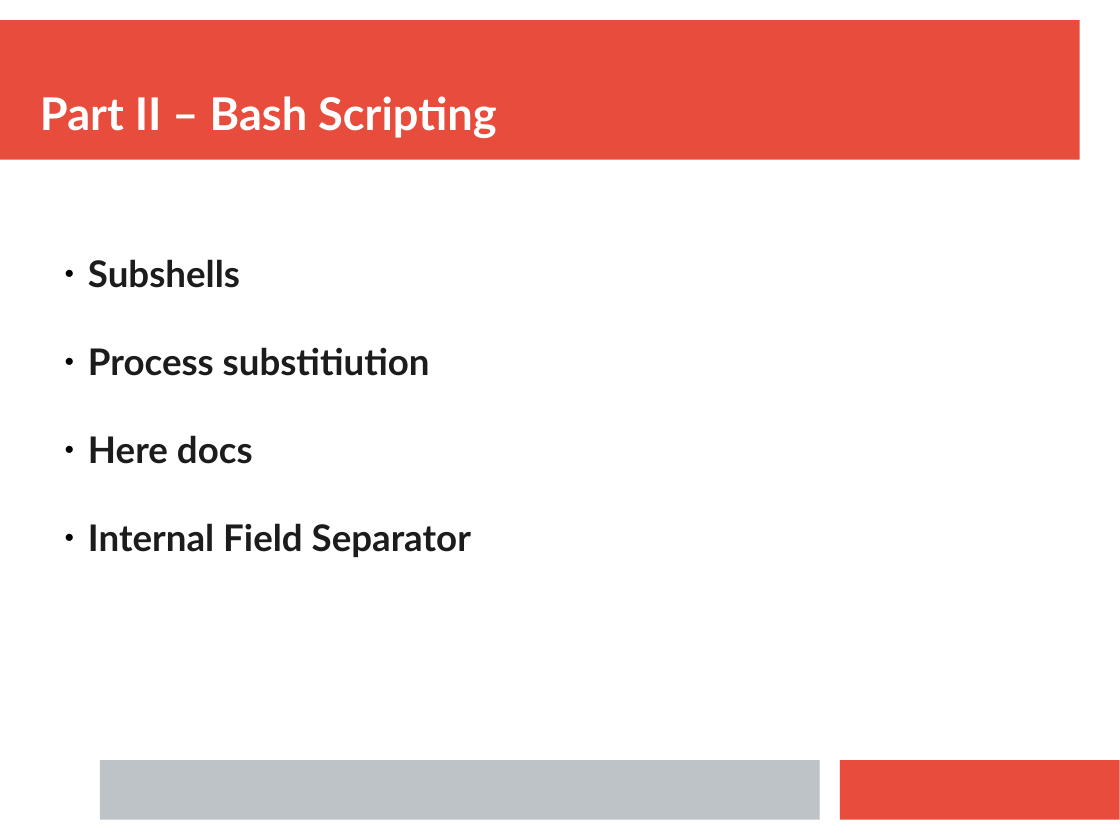
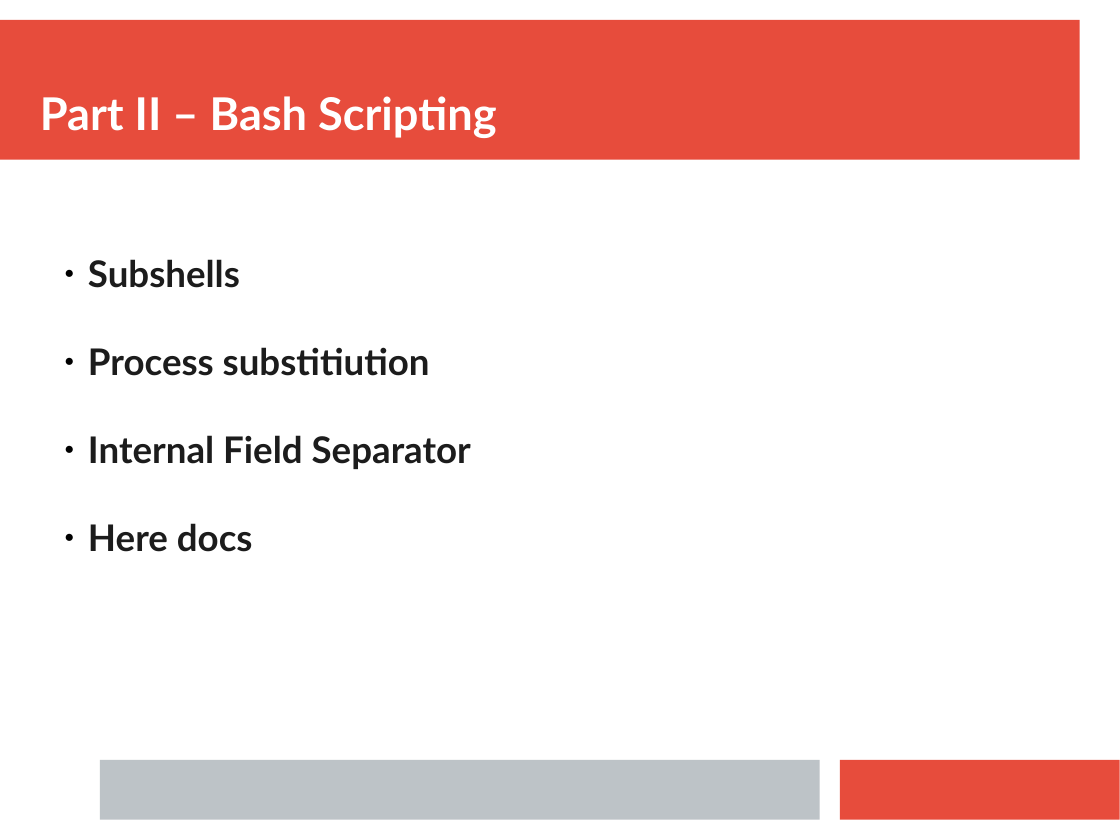
Before and after one commit to ianmiell/bash-next-steps, a slide deck: slide 9 of slides/bash_next_steps.pptx (slide 10 before the commit). Drawn at 1120x840 pixels with LibreOffice and Linux fonts; fonts in the diff are those of the drawing. Boxes give left, top, right and bottom in pixels: in the first picture for what was removed or moved away, otherwise in the second. Text is boxed around its words. In the diff, an @@ line names an element or a change of style, - is before the commit and + after.

```diff
--- a/slides/bash_next_steps.pptx
+++ b/slides/bash_next_steps.pptx
@@ text at [88,435,471,469]: paragraph added @@
+  ● Internal Field Separator
@@ text at [88,523,471,557]: paragraph removed @@
-  ● Internal Field Separator
```
Also in this commit, not shown: 2 other slides changed, 2 slides added, 40 slides removed, 1 other file.
